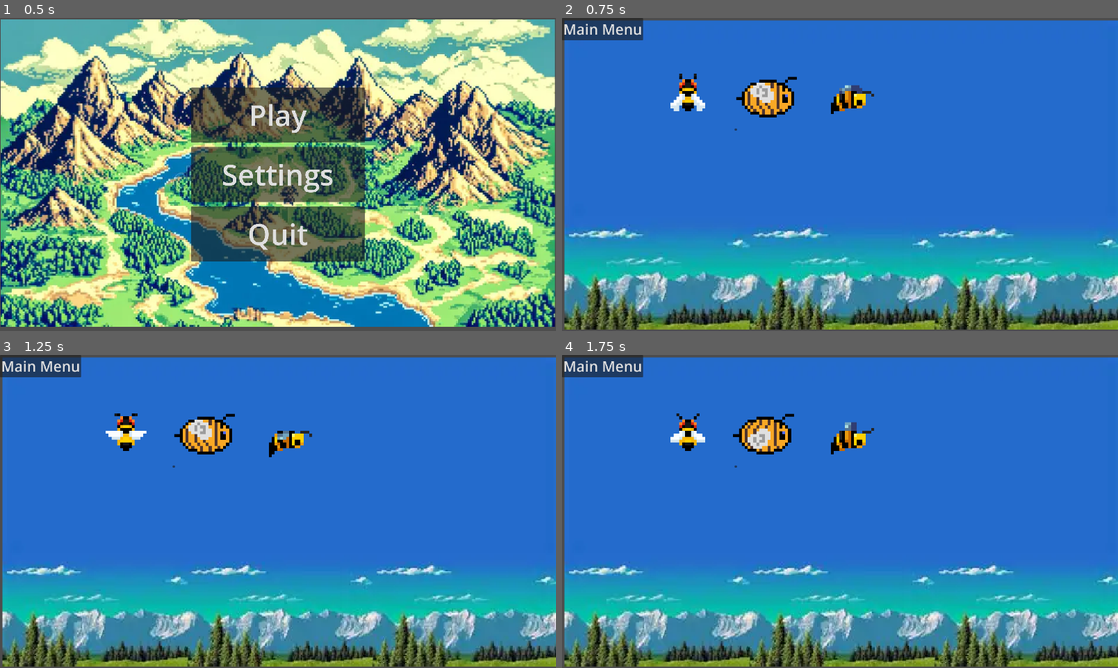
Above: before the commit, frames 1-4 (two rows, left to right).
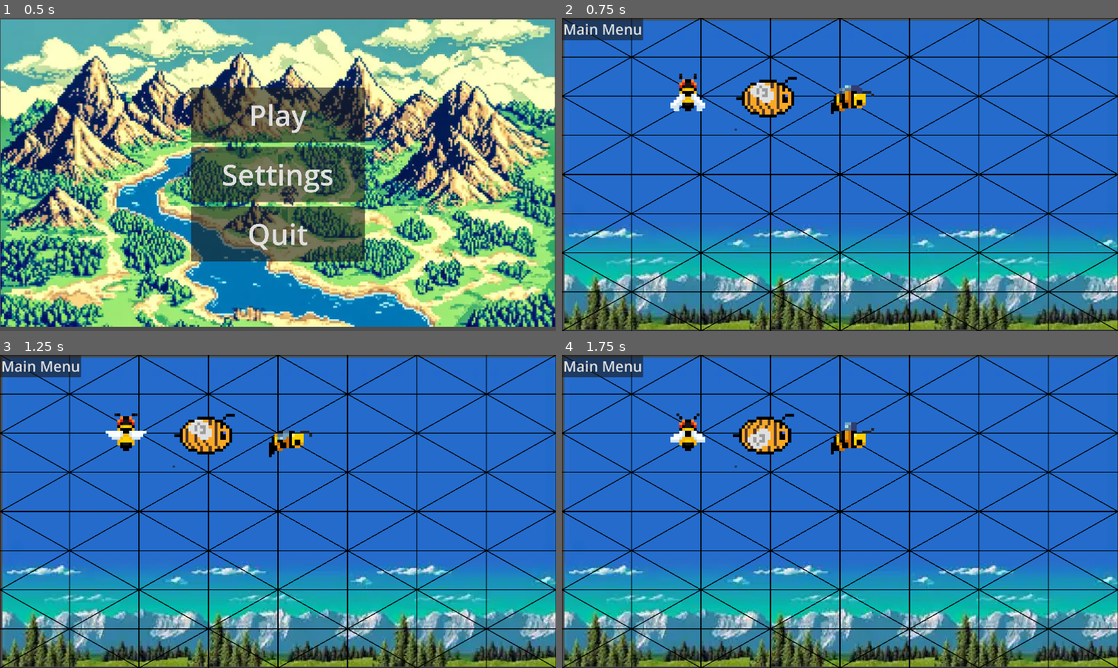
Above: after the commit, the same moments.

Repository: YosepLazar/Software-Engineering-Project1-Group6
Game: Godot game, scene res://Main.tscn
The game is run twice, just before and just after one commit, with the same random seed, the same clock (stepped at 60 frames per second) and the same inputs.
Inputs:
- Up to frame 1 (0.5 s): no input
- Up to frame 2 (0.75 s): click "Play" at 0.5 s
- Up to frame 3 (1.25 s): no input
- Up to frame 4 (1.75 s): hold Right (ui_right) from 1.28 s (still down)

Frame 1 is identical in both runs. In frame 2, 7.8% of the frame differs, in the area x 0-100%, y 0-100%; in frame 3, 7.8%; in frame 4, 7.9%.

Commit message:
Add files via upload

Diff:
--- a/hive-mind/Level1.tscn
+++ b/hive-mind/Level1.tscn
@@ -1,7 +1,7 @@
 [gd_scene load_steps=40 format=3 uid="uid://cgvpj88hqw4ow"]
 
 [ext_resource type="Texture2D" uid="uid://dhnqqxlel1y56" path="res://art/Bee1/bee_spirtesheet.png" id="1_cove1"]
-[ext_resource type="Script" uid="uid://q2ikrrgfva7v" path="res://level_1.gd" id="1_dwyiq"]
+[ext_resource type="Script" uid="uid://8gs850pykhya" path="res://level_1_grid.gd" id="1_lmyl5"]
 [ext_resource type="Texture2D" uid="uid://yg3g1p3agvr3" path="res://art/Bee2/Abeja.png" id="2_dwyiq"]
 [ext_resource type="Texture2D" uid="uid://p1ik3d6djhow" path="res://art/Bee3/Bee_Idle.png" id="3_dn5ey"]
 [ext_resource type="Script" uid="uid://02hsgmlq2lia" path="res://button.gd" id="5_dn5ey"]
@@ -267,7 +267,7 @@
 }]
 
 [node name="Level1" type="Node2D"]
-script = ExtResource("1_dwyiq")
+script = ExtResource("1_lmyl5")
 
 [node name="BeeDesign1" type="AnimatedSprite2D" parent="."]
 position = Vector2(435, 272)
